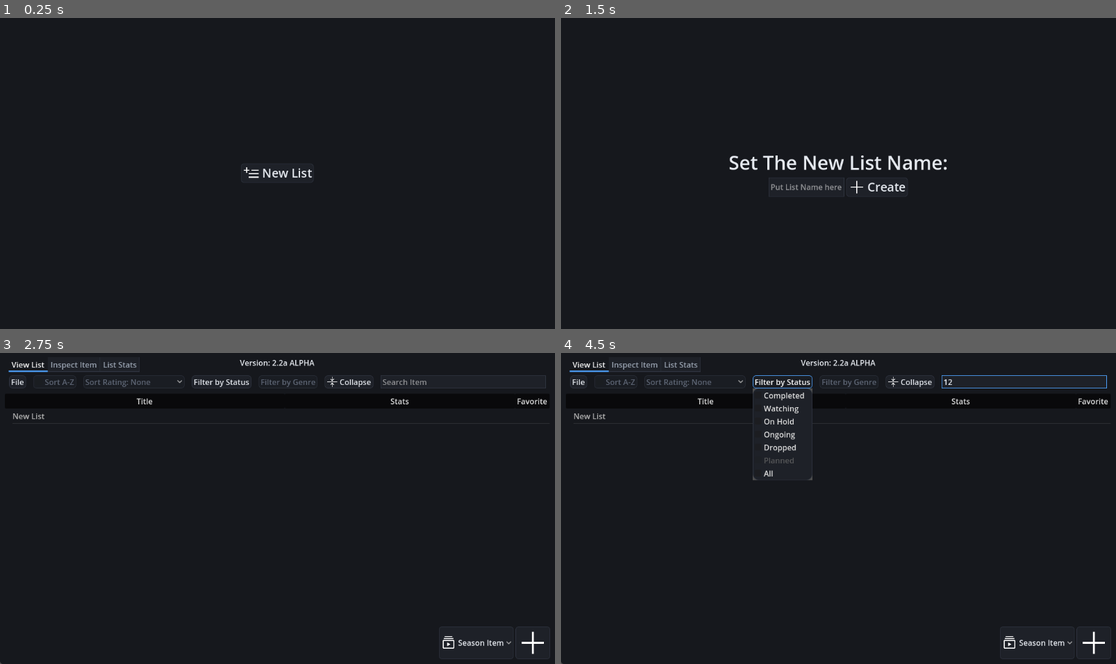
Above: before the commit, frames 1-4 (two rows, left to right).
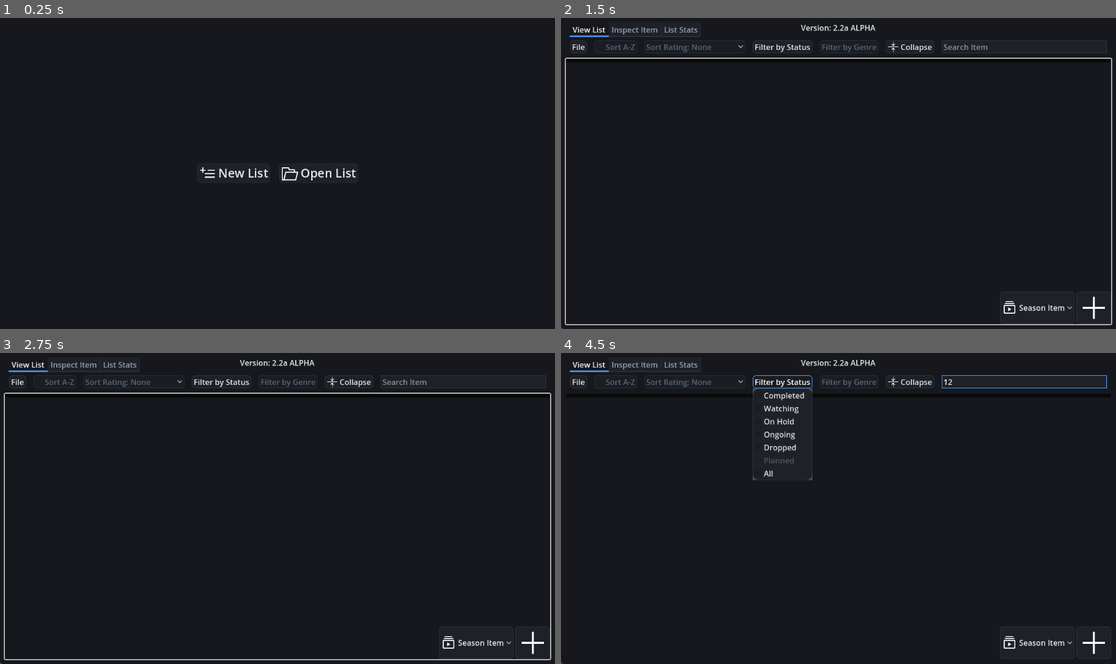
Above: after the commit, the same moments.

Repository: sredniW1234/Anime-Tracker-V2
Game: Godot game, scene res://Scenes/main_menu.tscn
The game is run twice, just before and just after one commit, with the same random seed, the same clock (stepped at 60 frames per second) and the same inputs.
Inputs (mouse positions are in pixels of both pictures, inside the frame that each line leads up to):
- Up to frame 1 (0.25 s): no input
- Up to frame 2 (1.5 s): click (877, 173) at 0.5 s, where only the run after the commit has a clickable "Open List"; click (838, 173) at 1.25 s, where only the run before the commit has a clickable "New List"
- Up to frame 3 (2.75 s): click (316, 520) at 2 s, where only the run before the commit has a clickable "Create"
- Up to frame 4 (4.5 s): click (1021, 380) at 2.77 s; type "12" at 2.85 s; click "File" at 3.5 s; click "Filter by Status" at 4.25 s

The runs differ from the first frame. In frame 1, 0.5% of the frame differs, in the area x 35-65%, y 47-53%; in frame 2, 3.8%, in the area x 0-100%, y 2-100%; in frame 3, 1.5%; in frame 4, 0.2%.

Commit message:
Added loading from main menu

Diff:
--- a/Scenes/anime_list.tscn
+++ b/Scenes/anime_list.tscn
@@ -108,7 +108,7 @@
 [node name="load" type="FileDialog" parent="PanelContainer/MarginContainer/TabContainer/View List/VBoxContainer/MenuBar/MarginContainer/HBoxContainer/FileMenuButton"]
 auto_translate_mode = 1
 title = "Open a File"
-size = Vector2i(207, 175)
+size = Vector2i(316, 175)
 ok_button_text = "Open"
 file_mode = 0
 access = 2
--- a/Scenes/main_menu.tscn
+++ b/Scenes/main_menu.tscn
@@ -1,7 +1,8 @@
-[gd_scene load_steps=4 format=3 uid="uid://cbm161c1o0ys1"]
+[gd_scene load_steps=5 format=3 uid="uid://cbm161c1o0ys1"]
 
 [ext_resource type="Script" path="res://Scripts/main_menu.gd" id="1_j708l"]
 [ext_resource type="Texture2D" uid="uid://dovy8y1c5ekan" path="res://Assets/icons/playlist-add.svg" id="2_qqt6w"]
+[ext_resource type="Texture2D" uid="uid://cr6qjktpei6cy" path="res://Assets/icons/folder-open.svg" id="3_7t8nn"]
 [ext_resource type="Texture2D" uid="uid://dx6cvx1rptw15" path="res://Assets/icons/plus.svg" id="3_svo3q"]
 
 [node name="Main Menu" type="Control"]
@@ -35,6 +36,8 @@
 
 [node name="Buttons" type="FlowContainer" parent="PanelContainer/CenterContainer"]
 layout_mode = 2
+theme_override_constants/h_separation = 20
+vertical = true
 
 [node name="NewList" type="Button" parent="PanelContainer/CenterContainer/Buttons"]
 layout_mode = 2
@@ -42,6 +45,23 @@
 theme_override_font_sizes/font_size = 25
 text = "New List"
 icon = ExtResource("2_qqt6w")
+
+[node name="Open List" type="Button" parent="PanelContainer/CenterContainer/Buttons"]
+layout_mode = 2
+theme_override_constants/icon_max_width = 36
+theme_override_font_sizes/font_size = 25
+text = "Open List"
+icon = ExtResource("3_7t8nn")
+
+[node name="load" type="FileDialog" parent="PanelContainer/CenterContainer/Buttons/Open List"]
+auto_translate_mode = 1
+title = "Open a File"
+size = Vector2i(316, 175)
+ok_button_text = "Open"
+file_mode = 0
+access = 2
+filters = PackedStringArray("*.at2")
+use_native_dialog = true
 
 [node name="NewListPanel" type="FlowContainer" parent="PanelContainer/CenterContainer"]
 visible = false
@@ -69,4 +89,6 @@
 icon = ExtResource("3_svo3q")
 
 [connection signal="pressed" from="PanelContainer/CenterContainer/Buttons/NewList" to="." method="_on_new_list_pressed"]
+[connection signal="pressed" from="PanelContainer/CenterContainer/Buttons/Open List" to="." method="_on_open_list_pressed"]
+[connection signal="file_selected" from="PanelContainer/CenterContainer/Buttons/Open List/load" to="." method="_on_load_file_selected"]
 [connection signal="pressed" from="PanelContainer/CenterContainer/NewListPanel/Create" to="." method="_on_create_pressed"]
--- a/Scripts/GeneralManager.gd
+++ b/Scripts/GeneralManager.gd
@@ -11,6 +11,7 @@
 var ordered_list_keys = []
 var list_name = ""
 var save_location = ""
+var loading_from_main: bool = false
 
 var current_tab = 0
 
--- a/Scripts/TreeManager.gd
+++ b/Scripts/TreeManager.gd
@@ -10,10 +10,19 @@
 # Called when the node enters the scene tree for the first time.
 func _ready() -> void:
 	#list[root_item] = {}
-	create_tree()
 	Manager.connect("load_tree", load_tree)
 	Manager.connect("new_tree", new_tree)
 	Manager.connect("status_filter", filter_status)
+	if Manager.loading_from_main:
+		var save_location = Manager.save_location
+		var file = FileAccess.open(Manager.save_location, FileAccess.READ)
+		if file:
+			var content = file.get_as_text()
+			var data = JSON.parse_string(content)
+			Manager.load_tree.emit(data)
+		Manager.save_location = save_location
+	else:
+		create_tree()
 
 func create_tree():
 	clear()
--- a/Scripts/main_menu.gd
+++ b/Scripts/main_menu.gd
@@ -3,7 +3,8 @@
 @onready var buttons: FlowContainer = $PanelContainer/CenterContainer/Buttons
 @onready var new_list_panel: FlowContainer = $PanelContainer/CenterContainer/NewListPanel
 @onready var new_list_name: LineEdit = $PanelContainer/CenterContainer/NewListPanel/NewListName
-
+@onready var load_diag: FileDialog = $"PanelContainer/CenterContainer/Buttons/Open List/load"
+var save_location = ""
 
 
 func _on_new_list_pressed() -> void:
@@ -17,3 +18,14 @@
 	else:
 		Manager.list_name = "New List"
 	get_tree().change_scene_to_file("res://Scenes/anime_list.tscn")
+
+
+func _on_open_list_pressed() -> void:
+	load_diag.popup()
+	Manager.save_location = save_location
+	Manager.loading_from_main = true
+	get_tree().change_scene_to_file("res://Scenes/anime_list.tscn")
+
+
+func _on_load_file_selected(path: String) -> void:
+	save_location = path
